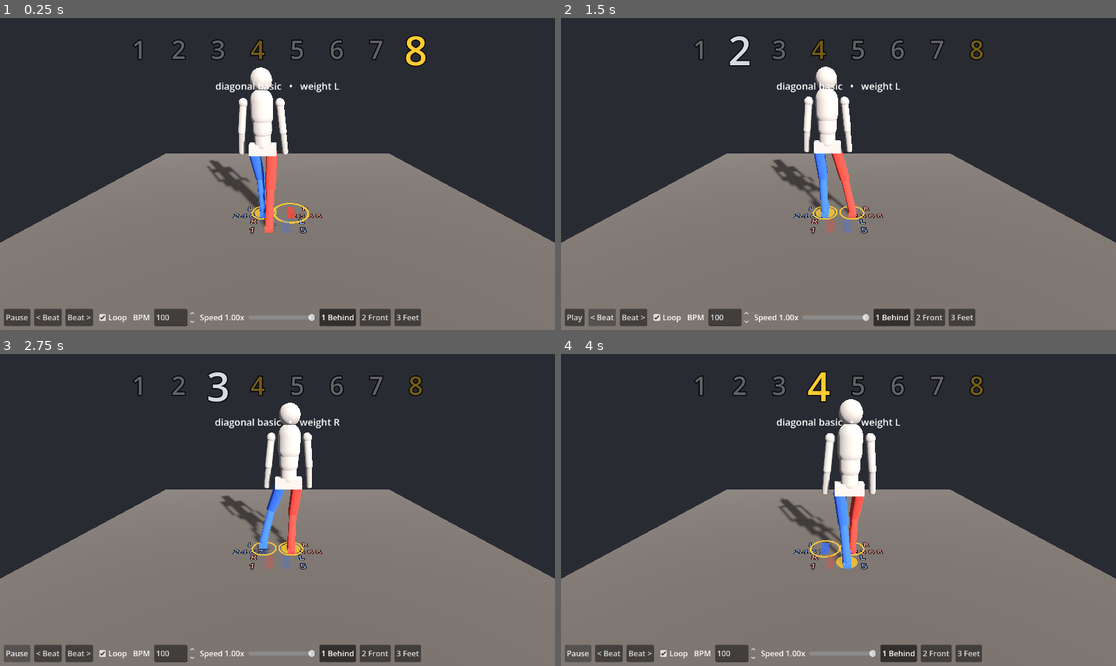
Above: before the commit, frames 1-4 (two rows, left to right).
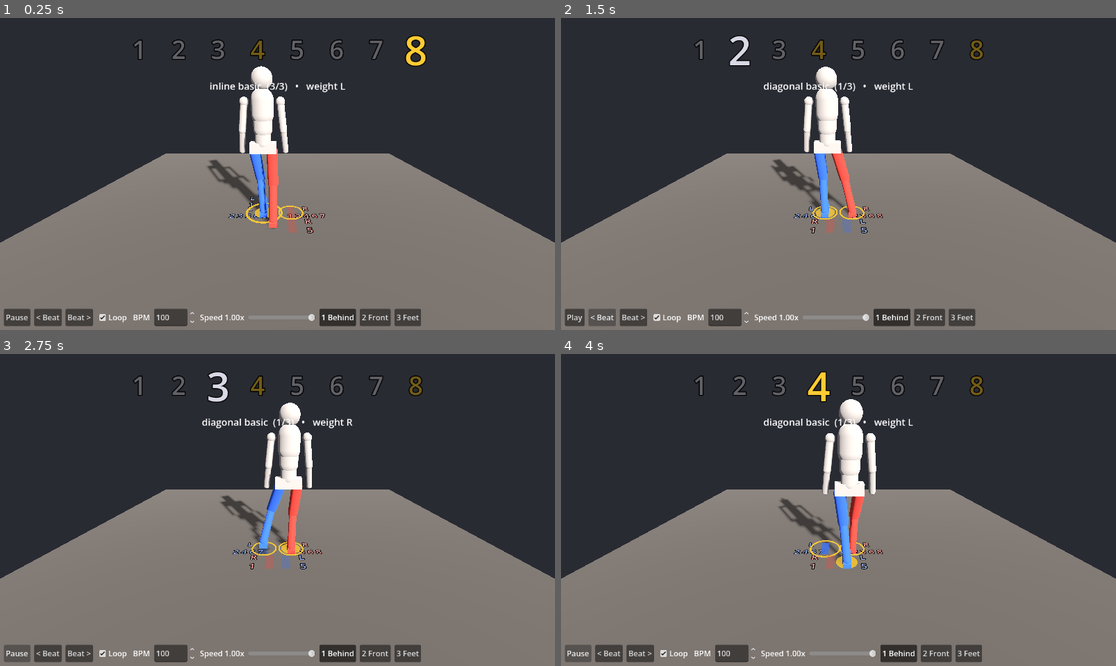
Above: after the commit, the same moments.

Repository: MarAvFe/ensenalsa
Game: Godot game, scene res://scenes/main.tscn
Two runs of this game, one before a commit and one after it. Both use one fixed random seed, a clock stepped at 60 frames per second and the inputs below.
Inputs:
- Up to frame 1 (0.25 s): no input
- Up to frame 2 (1.5 s): tap Enter at 0.5 s; hold Right 0.53-1.25 s; tap 1 at 0.6 s; tap Space at 0.77 s; click "< Beat" at 1.25 s
- Up to frame 3 (2.75 s): click "Play" at 2 s
- Up to frame 4 (4 s): click "Beat >" at 2.75 s; click "Play" at 3.5 s

The runs differ from the first frame. In frame 1, 1.7% of the frame differs, in the area x 37-63%, y 15-70%; in frame 2, 0.4%; in frame 3, 0.4%; in frame 4, 0.4%.

Commit message:
Step 7: sequencer with diagonal + inline basics, switching on count 1
Co-Authored-By: Claude Opus 5.5 <noreply@anthropic.com>

Diff:
--- a/data/routine.json
+++ b/data/routine.json
@@ -11,7 +11,7 @@
     "pelvis_dip": 0.03,
     "bpm": 100
   },
-  "routine": ["diagonal_basic"],
+  "routine": ["diagonal_basic", "diagonal_basic", "inline_basic"],
   "basics": {
     "diagonal_basic": [
       {"count": 1, "weight": "R", "L": {"target": [-0.18, 0], "action": "lift"},  "R": {"target": [-0.10, -0.30], "action": "step"}},
@@ -22,6 +22,16 @@
       {"count": 6, "weight": "R", "L": {"target": [-0.18, 0], "action": "place"}, "R": {"target": [0.18, 0], "action": "step"}},
       {"count": 7, "weight": "L", "L": {"target": [-0.18, 0], "action": "step"},  "R": {"target": [0.18, 0], "action": "lift"}},
       {"count": 8, "weight": "L", "L": {"target": [-0.18, 0], "action": "hold"},  "R": {"target": [0.18, 0], "action": "tap"}}
+    ],
+    "inline_basic": [
+      {"count": 1, "weight": "L", "L": {"target": [-0.18, 0.30], "action": "step"},  "R": {"target": [0.18, 0], "action": "tap"}},
+      {"count": 2, "weight": "R", "L": {"target": [-0.18, 0], "action": "place"},    "R": {"target": [0.18, 0], "action": "step"}},
+      {"count": 3, "weight": "L", "L": {"target": [-0.18, 0], "action": "step"},     "R": {"target": [0.18, 0], "action": "lift"}},
+      {"count": 4, "weight": "L", "L": {"target": [-0.18, 0], "action": "hold"},     "R": {"target": [0.18, 0], "action": "tap"}},
+      {"count": 5, "weight": "R", "L": {"target": [-0.18, 0], "action": "tap"},      "R": {"target": [0.18, -0.30], "action": "step"}},
+      {"count": 6, "weight": "L", "L": {"target": [-0.18, 0], "action": "step"},     "R": {"target": [0.18, 0], "action": "place"}},
+      {"count": 7, "weight": "R", "L": {"target": [-0.18, 0], "action": "lift"},     "R": {"target": [0.18, 0], "action": "step"}},
+      {"count": 8, "weight": "R", "L": {"target": [-0.18, 0], "action": "tap"},      "R": {"target": [0.18, 0], "action": "hold"}}
     ]
   }
 }
--- a/scripts/choreo.gd
+++ b/scripts/choreo.gd
@@ -15,7 +15,10 @@
 	p = data.params
 	var feet := {"L": _v(p.home_L, 0.0), "R": _v(p.home_R, 0.0)}
 	for basic_name in data.routine:
-		for c in data.basics[basic_name]:
+		var counts: Array = data.basics[basic_name]
+		# every basic is a full 8-count, so switching between basics only ever happens on count 1
+		assert(counts.map(func(c): return int(c.count)) == [1, 2, 3, 4, 5, 6, 7, 8], basic_name + " must have counts 1-8")
+		for c in counts:
 			var actions := {}
 			for side in SIDES:
 				var a: String = c[side].action
--- a/scripts/main.gd
+++ b/scripts/main.gd
@@ -89,7 +89,7 @@
 		var col := GOLD if tap else Color(0.85, 0.85, 0.9)
 		lbl.add_theme_color_override("font_color", col if cur else col.darkened(0.55))
 		lbl.add_theme_font_size_override("font_size", 84 if cur else 52)
-	ui.info.text = "%s   •   weight %s" % [st.basic.replace("_", " "), w_side]
+	ui.info.text = "%s  (%d/%d)   •   weight %s" % [st.basic.replace("_", " "), i / 8 + 1, ch.size() / 8, w_side]
 
 
 func _key(side: String, f: Vector3) -> String:
